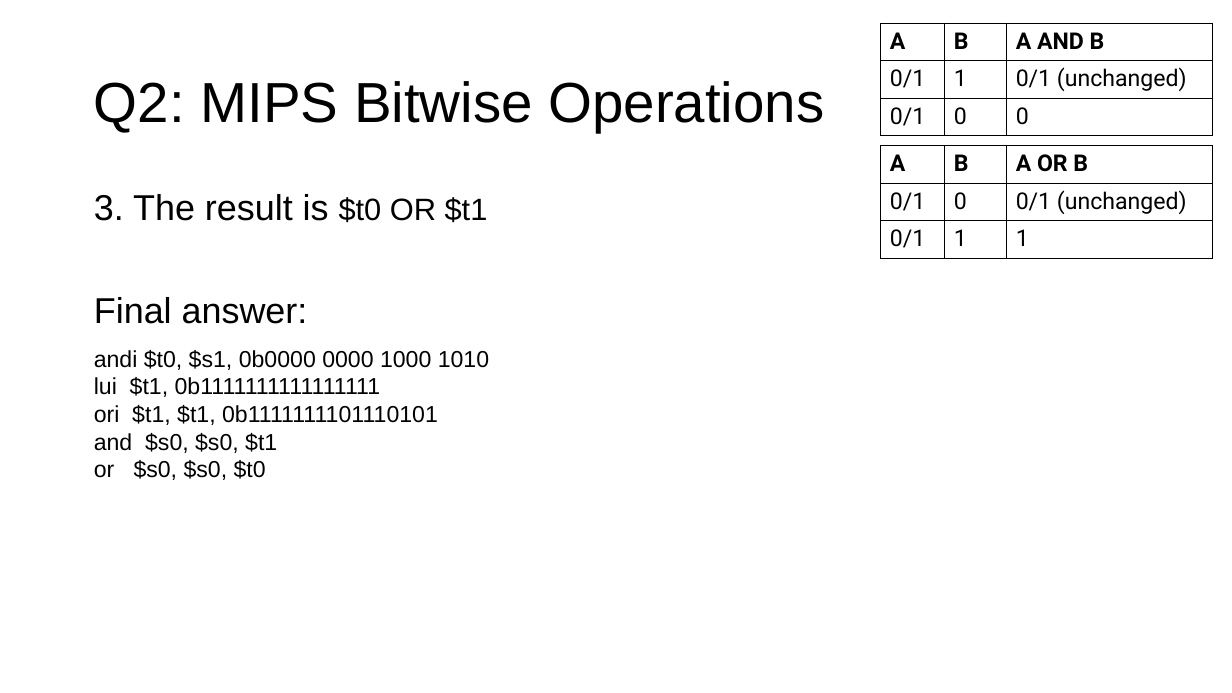
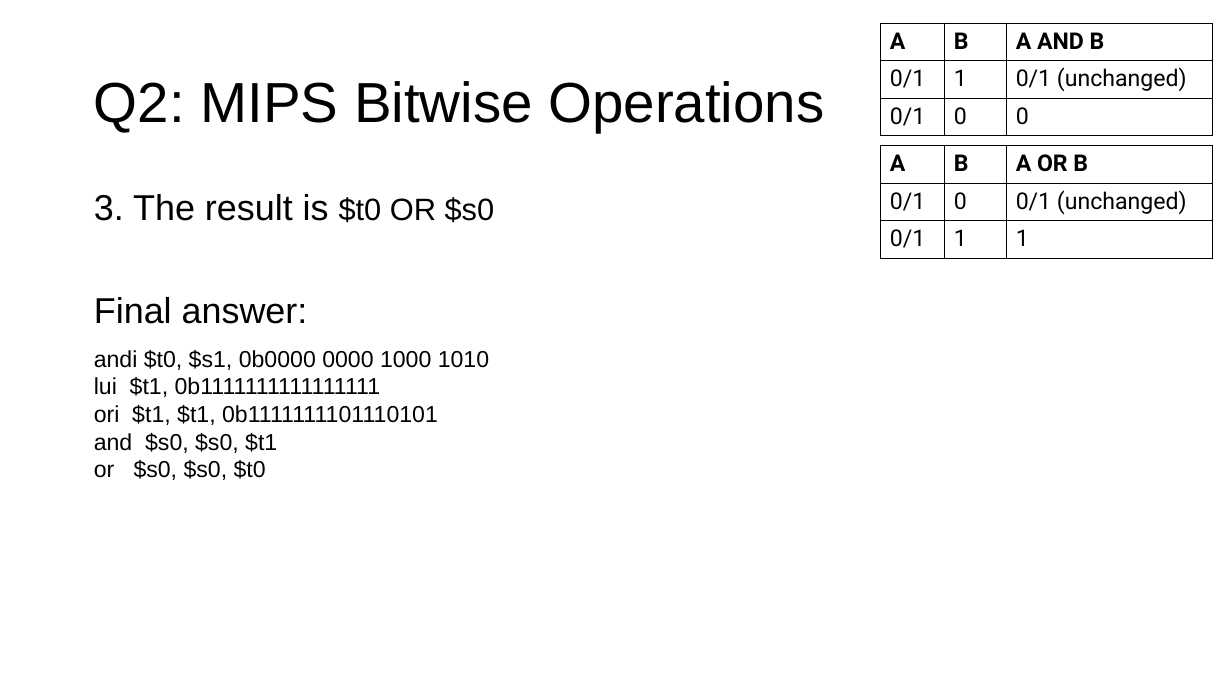
Before and after one commit to theodoreleebrant/TA-2425S1, a slide deck: slide 14 of CS2100/CS2100 Tutorial 2.pptx. Drawn at 1232x693 pixels with LibreOffice and Linux fonts; fonts in the diff are those of the drawing. Boxes give left, top, right and bottom in pixels: in the first picture for what was removed or moved away, otherwise in the second. Text is boxed around its words. In the diff, an @@ line names an element or a change of style, - is before the commit and + after.

```diff
--- a/CS2100/CS2100 Tutorial 2.pptx
+++ b/CS2100/CS2100 Tutorial 2.pptx
@@ text at box(94, 194, 495, 222): text changed @@
-3. The result is $t0 OR $t1
+3. The result is $t0 OR $s0
```
Also in this commit, not shown: 9 other slides changed, 2 slides added.
